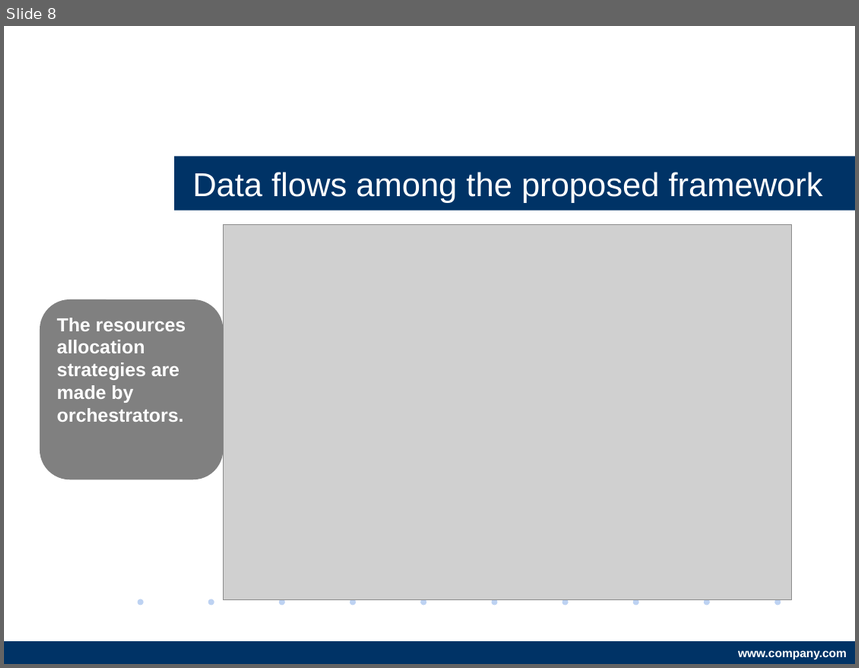
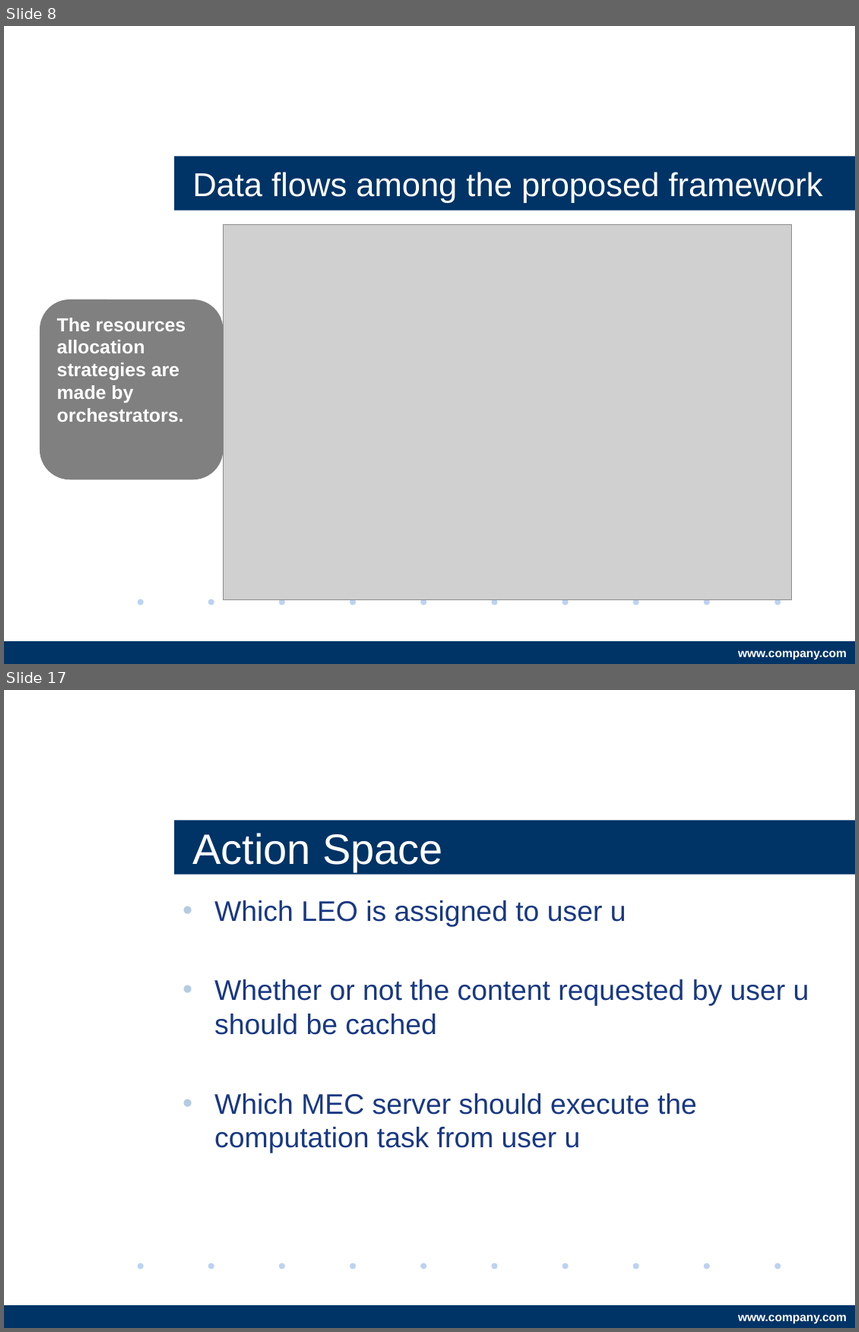
Before and after one commit to s1042992/Presentation_hscc, a slide deck: Deep Q-Learning Aided Networking, Caching, and Computing Resources Allocation in Software-Defined Satellite-Terrestrial Networks.pptx. Shown one above the other, each under a label of ours: slide 8 before the commit, slides 8 and 17 after it; the slides between them are not shown. The pictures are 859x668 and 859x1332 pixels, drawn with LibreOffice and Linux fonts; fonts in the diff are those of the drawing; grey boxes stand for pictures; background and template pictures are left out. Boxes give left, top, right and bottom in pixels: in the first picture for what was removed or moved away, otherwise in the second. Text is boxed around its words. In the diff, an @@ line names an element or a change of style, - is before the commit and + after.

```diff
--- a/Deep Q-Learning Aided Networking, Caching, and Computing Resources Allocation in Software-Defined Satellite-Terrestrial Networks.pptx
+++ b/Deep Q-Learning Aided Networking, Caching, and Computing Resources Allocation in Software-Defined Satellite-Terrestrial Networks.pptx
@@ slide 17 added at (4, 690, 855, 1328), background #FFFFFF; not listed: 12 template elements that a slide beside it also shows @@
@@ title added at (174, 820, 855, 875), fill #003366, 36 pt, text #FFFFFF @@
+Action Space
@@ text added at (215, 901, 810, 1154), 24 pt, text #183883 @@
+• Which LEO is assigned to user u
+• Whether or not the content requested by user u should be cached
+• Which MEC server should execute the computation task from user u
```
Also in this commit, not shown: 1 slide changed, 12 other slides added.
